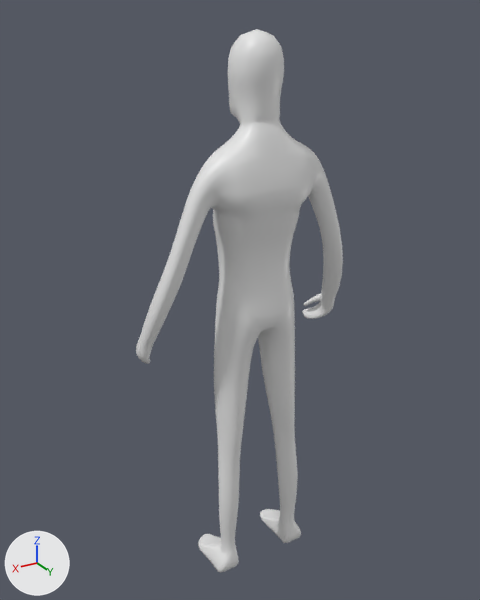
The FBX model Assets/Meshes/Players/erebus.fbx: old version first, new version second.
Before and after are seen from a 50 mm lens placed at (1.164, 1.837, 2.06), pointed at (0.014, -0.08, 1.102). Arrows for +X, +Y and +Z are at lower left; the lights stay in place. Where no turn or scale is listed for an object, it has been applied to the vertices.
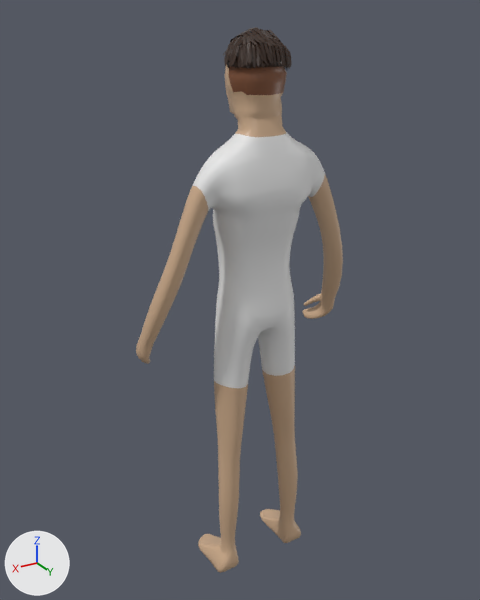
Pixel boxes (x1, y1, x2, y2) of what changed, in the pictures (480 x 600 px):
'Cube.001', reshaped
    before: (136, 29, 343, 573)
    after: (136, 27, 343, 573)
part 1 of me_cube_002, built on
    before: (228, 29, 284, 130)
    after: (223, 27, 292, 130)
part 2 of me_cube_002, surface changed
    both: (192, 132, 325, 388)
part 3 of me_cube_002, recoloured (grey to brown)
    both: (136, 127, 343, 573)

The change, as a diff of the scene's bpy script:
```diff
--- a/Assets/Meshes/Players/erebus.fbx.py
+++ b/Assets/Meshes/Players/erebus.fbx.py
@@ img_erebus_png @@
+img_erebus_png = load_image('erebus.png', 'BlendFiles/erebus.png', 283, 303, 'sRGB')
@@ mat_erebus1 @@
+mat_erebus1 = principled_material('erebus1')
+mat_erebus1.texture = img_erebus_png
+mat_erebus1.roughness = 0.4
@@ mat_undershirt @@
+mat_undershirt = principled_material('undershirt')
+mat_undershirt.base_color = (0.8, 0.8, 0.8)  # white #e7e7e7
@@ me_cube_002 @@
 # used by ob_cube_001; location = (0.0, -0.014, 0.901)
-me_cube_002.from_pydata(...)  # 2700 vertices, 2698 faces; spans x -0.42..0.42, y -0.17..0.15, z -0.9..1.12
+me_cube_002.from_pydata(...)  # 3984 vertices, 3482 faces; spans x -0.42..0.42, y -0.17..0.15, z -0.9..1.12
+# me_cube_002 part 1: 46 vertices moved from x -0.08..0.08, y -0.1..0.09, z 0.84..1.11 to x -0.08..0.09, y -0.1..0.09, z 0.85..1.11; 109 vertices removed from x -0.09..0.09, y -0.09..0.09, z 0.84..1.11; 1393 vertices added at x -0.11..0.1, y -0.11..0.11, z 0.85..1.12
+# me_cube_002 part 2: 2514 kept faces spanning x -0.42..0.42, y -0.17..0.15, z -0.9..0.86 get new texture (UV) coordinates
+# me_cube_002 part 3: 1779 faces spanning x -0.42..0.42, y -0.17..0.1, z -0.9..0.86 switch from mat_material (white #e7e7e7) to mat_erebus1 (picture img_erebus_png)
+me_cube_002.materials.append(mat_undershirt)  # white #e7e7e7
```
